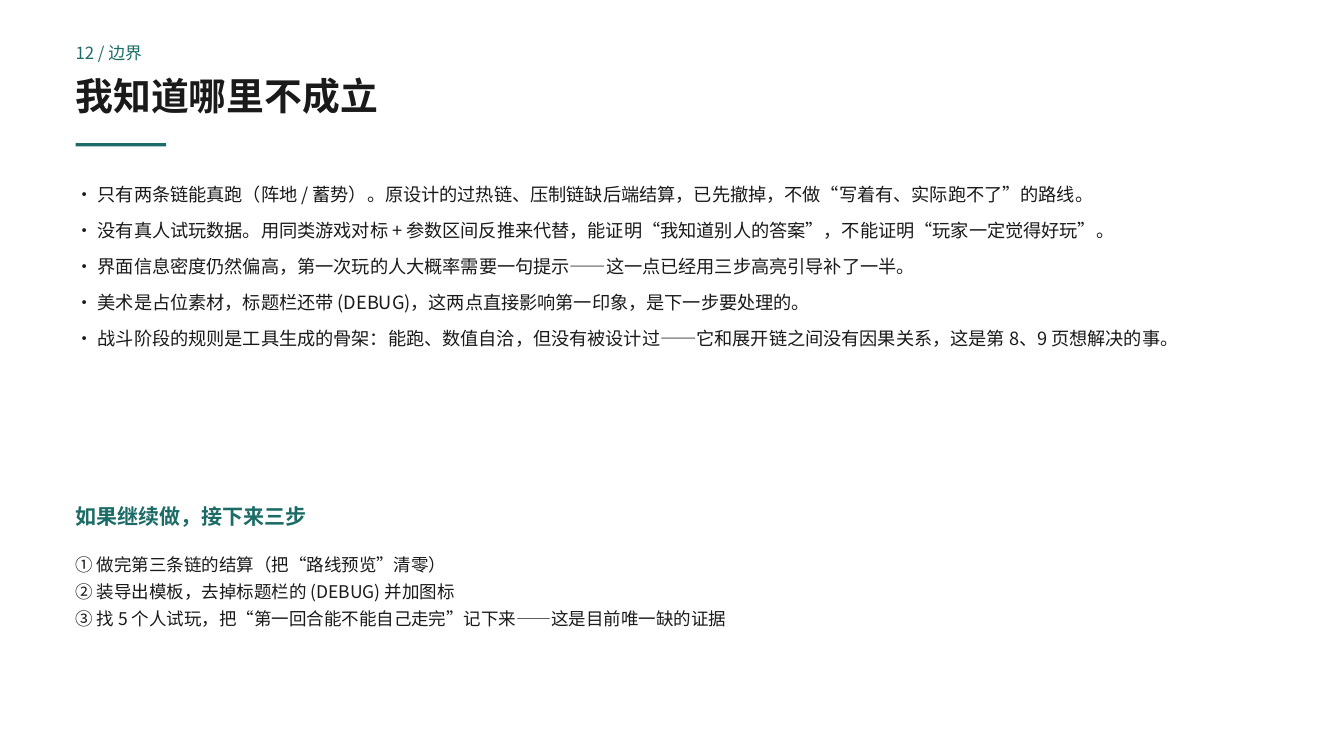
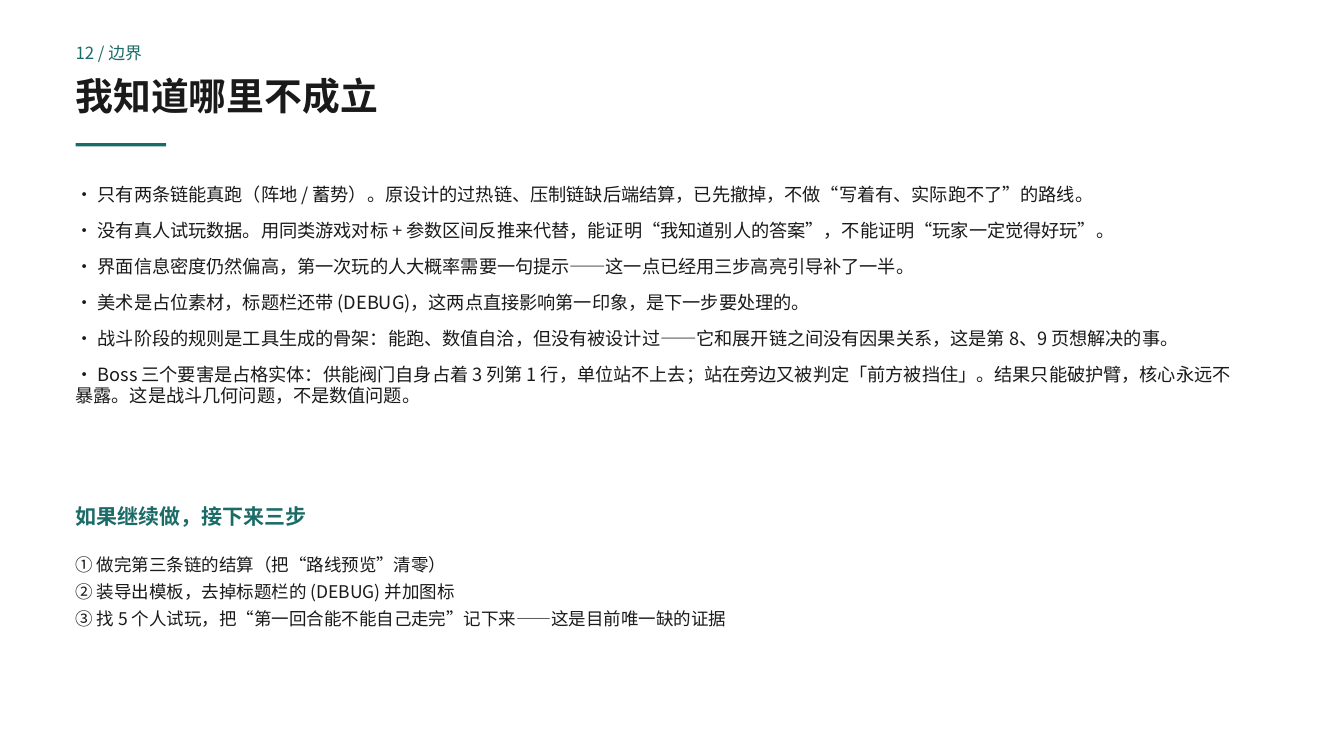
Before and after one commit to kliu56922-source/timelink, a slide deck: slide 13 of docs/系统设计说明-幻灯片.pptx. Drawn at 1344x756 pixels with LibreOffice and Linux fonts; fonts in the diff are those of the drawing. Boxes give left, top, right and bottom in pixels: in the first picture for what was removed or moved away, otherwise in the second. Text is boxed around its words. In the diff, an @@ line names an element or a change of style, - is before the commit and + after.

```diff
--- a/docs/系统设计说明-幻灯片.pptx
+++ b/docs/系统设计说明-幻灯片.pptx
@@ text at (x1=76, y1=365, x2=1231, y2=404): paragraph added @@
+· Boss 三个要害是占格实体：供能阀门自身占着 3 列第 1 行，单位站不上去；站在旁边又被判定「前方被挡住」。结果只能破护臂，核心永远不暴露。这是战斗几何问题，不是数值问题。
```
Also in this commit, not shown: 1 other slide changed, 1 other file.
